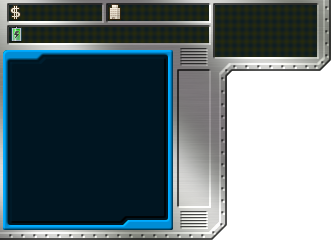
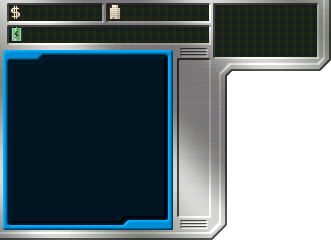
The second 331x240 image is a revision of the first. Changes to its layers:
painted on "Border" over (9, 6, 329, 238)
